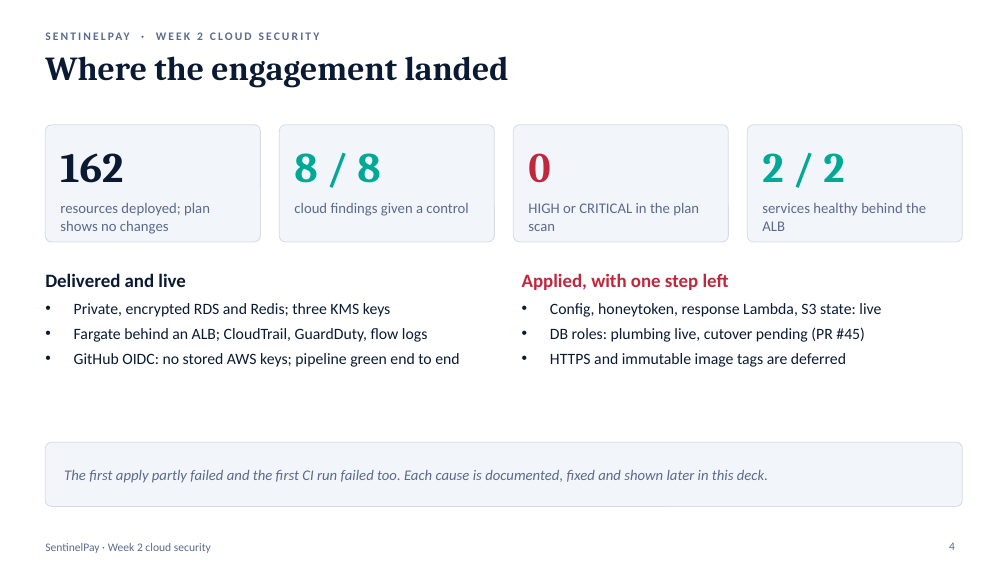
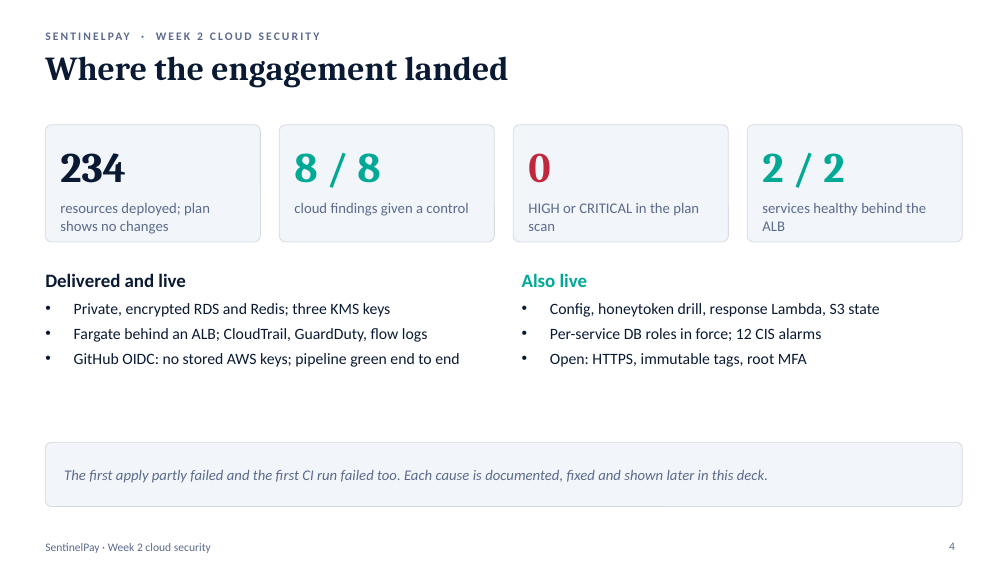
Before and after one commit to sadorect/Amdari-Project--02, a slide deck: slide 4 of docs/week2/assets/SentinelPay_Week2_Cloud.pptx. Drawn at 1008x567 pixels with LibreOffice and Linux fonts; fonts in the diff are those of the drawing. Boxes give left, top, right and bottom in pixels: in the first picture for what was removed or moved away, otherwise in the second. Text is boxed around its words. In the diff, an @@ line names an element or a change of style, - is before the commit and + after.

```diff
--- a/docs/week2/assets/SentinelPay_Week2_Cloud.pptx
+++ b/docs/week2/assets/SentinelPay_Week2_Cloud.pptx
@@ text at [60,153,126,183]: text changed @@
-162
+234
@@ text at [522,273,588,287]: text changed; text colour #C0273C to #00A896 @@
-Applied, with one step left
+Also live
@@ text at [550,303,879,367]: text changed @@
-• Config, honeytoken, response Lambda, S3 state: live
-• DB roles: plumbing live, cutover pending (PR #45)
-• HTTPS and immutable image tags are deferred
+• Config, honeytoken drill, response Lambda, S3 state
+• Per-service DB roles in force; 12 CIS alarms
+• Open: HTTPS, immutable tags, root MFA
```
Also in this commit, not shown: 5 other slides changed, 1 other file.
